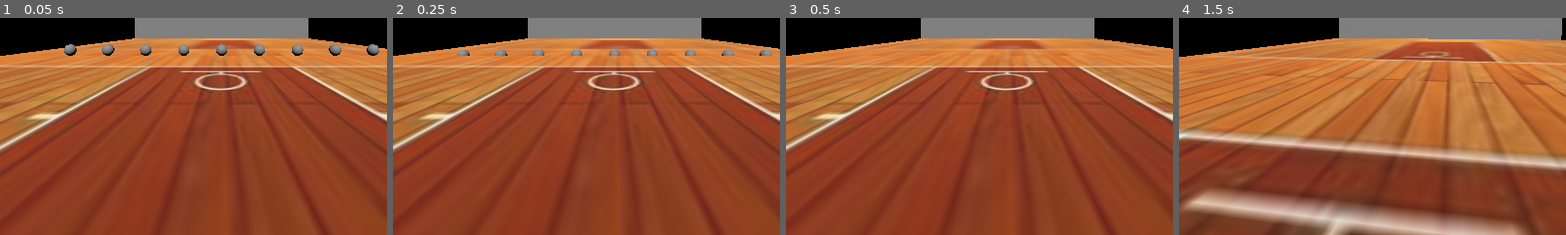
Above: before the commit, frames 1-4 (left to right).
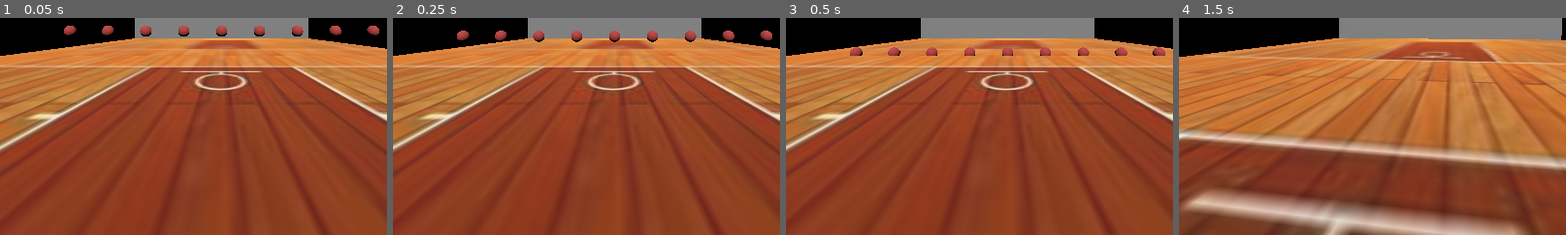
Above: after the commit, the same moments.

Repository: 548778-stack/dodge-ultimate
Game: Godot game, scene res://Level1.tscn
Same seed, same stepped clock (60 frames per second), same inputs: the game is played once before the commit and once after it.
Inputs (mouse positions are % of the whole screen's width and height, from its top left):
- Up to frame 1 (0.05 s): no input
- Up to frame 2 (0.25 s): no input
- Up to frame 3 (0.5 s): no input
- Up to frame 4 (1.5 s): tap Enter (ui_accept) at 0.5, 0.77 s; move the mouse to (55, 50) at 0.52 s; hold Up (ui_up) from 0.53 s (still down); move the mouse to (45, 50) at 1.27 s
The pictures show only the part of the screen within x 21-71%, y 48-98%; the shares and areas given below are measured in that part.

The runs differ from the first frame. In frame 1, 2.2% of the frame differs, in the area x 16-98%, y 3-18%; in frame 2, 1.7%; in frame 3, 0.9%; in frame 4, nothing differs.

Commit message:
upd-1 no fixes only problems

Diff:
--- a/Ball.tscn
+++ b/Ball.tscn
@@ -1,13 +1,22 @@
 [gd_scene format=3 uid="uid://d1su38k5jbpd6"]
+
+[ext_resource type="Texture2D" uid="uid://bvxto227xu16a" path="res://dc8cee74-918d-461d-a662-33427da06161.jpg" id="1_gk6bx"]
 
 [sub_resource type="SphereShape3D" id="SphereShape3D_pa54t"]
 radius = 0.3
 
+[sub_resource type="StandardMaterial3D" id="StandardMaterial3D_gk6bx"]
+albedo_texture = ExtResource("1_gk6bx")
+
 [sub_resource type="SphereMesh" id="SphereMesh_pa54t"]
+material = SubResource("StandardMaterial3D_gk6bx")
 radius = 0.3
 height = 0.6
 
-[node name="Ball" type="RigidBody3D" unique_id=2105171547]
+[node name="Ball" type="RigidBody3D" unique_id=808421155]
+collision_layer = 2
+collision_mask = 69
+continuous_cd = true
 
 [node name="CollisionShape3D" type="CollisionShape3D" parent="." unique_id=47216054]
 shape = SubResource("SphereShape3D_pa54t")
--- a/Level1.tscn
+++ b/Level1.tscn
@@ -11,6 +11,9 @@
 
 [sub_resource type="BoxMesh" id="BoxMesh_dn5ey"]
 material = SubResource("StandardMaterial3D_dwyiq")
+size = Vector3(45, 1, 25)
+
+[sub_resource type="BoxShape3D" id="BoxShape3D_dwyiq"]
 size = Vector3(45, 1, 25)
 
 [sub_resource type="BoxShape3D" id="BoxShape3D_kyxg0"]
@@ -51,6 +54,9 @@
 layers = 4
 mesh = SubResource("BoxMesh_dn5ey")
 
+[node name="CollisionShape3D" type="CollisionShape3D" parent="Floor" unique_id=296716549]
+shape = SubResource("BoxShape3D_dwyiq")
+
 [node name="GymWalls" type="StaticBody3D" parent="." unique_id=1975003067]
 collision_layer = 4
 collision_mask = 0
@@ -88,7 +94,7 @@
 mesh = SubResource("BoxMesh_s3sxq")
 
 [node name="PlayerHalfRestriction" type="Area3D" parent="." unique_id=1702485975]
-collision_layer = 0
+collision_layer = 4
 collision_mask = 0
 
 [node name="CollisionShape3D" type="CollisionShape3D" parent="PlayerHalfRestriction" unique_id=958303504]
--- a/level_1.gd
+++ b/level_1.gd
@@ -1,22 +1,19 @@
 extends Node3D
 
 # Preload your Ball scene configuration from your file directory
-@export var ball_scene: PackedScene = preload("res://Ball.tscn")
+@export var ball_scene: PackedScene = preload("res://ball.tscn")
 
 # Link directly to the container holding your spatial markers
 @onready var ball_starting_positions = $BallStartingPositions
 
 func _ready() -> void:
-	# Run the custom spawning loop immediately when the map loads
 	spawn_center_balls()
 
 func spawn_center_balls() -> void:
-	# Iterate through every individual child node inside BallStartingPositions
 	for marker in ball_starting_positions.get_children():
-		# Confirm the found node is a Marker3D before spawning
-		if marker is Marker3D:
+		if marker is Node3D:
 			var new_ball = ball_scene.instantiate()
 			add_child(new_ball)
 
-			# Align the newly spawned ball's spatial position with the marker
-			new_ball.global_position = marker.global_position
+			# Add +0.5 (or whatever the radius of your ball is) to the Y axis
+			new_ball.global_position = marker.global_position + Vector3(0, 1.0, 0)
